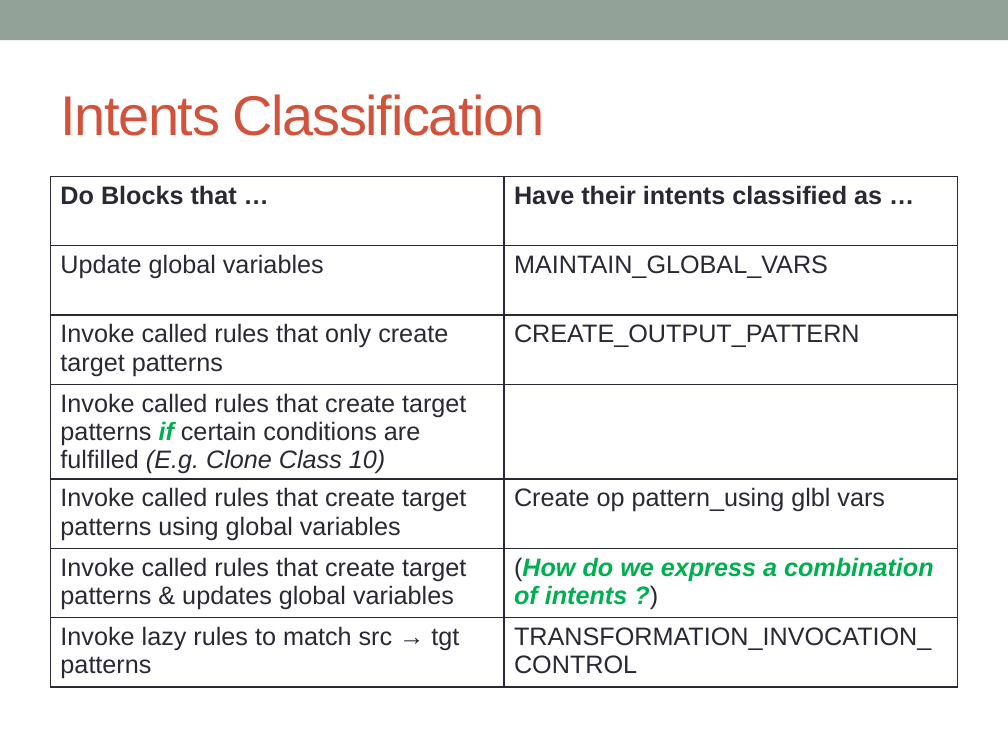
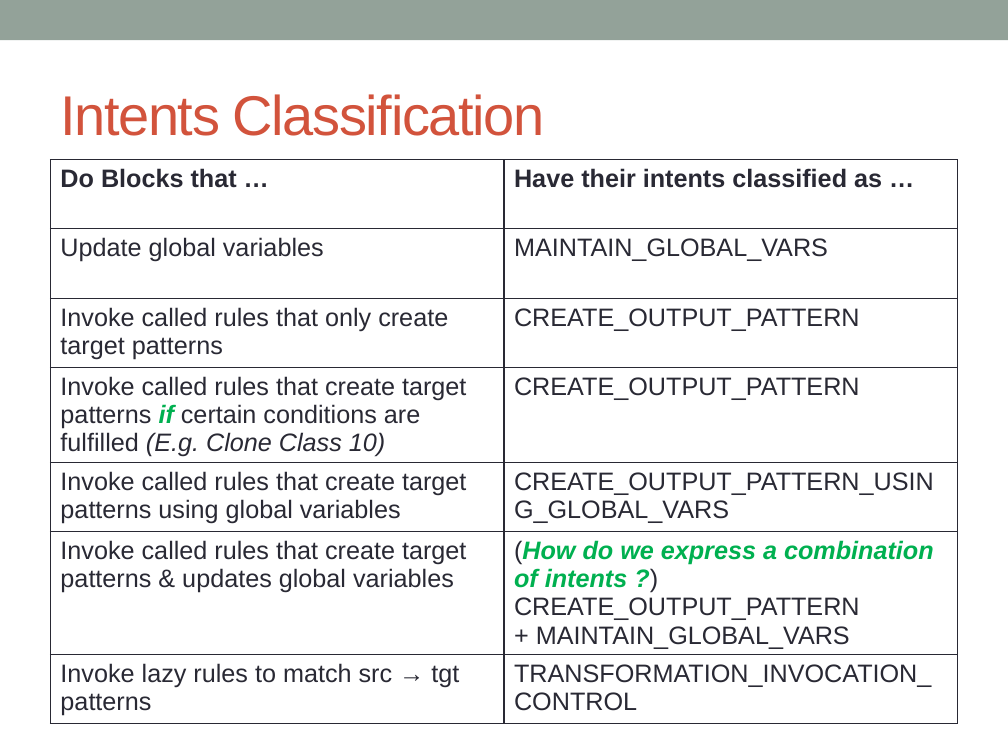
Before and after one commit to gehanselim/ATLzoo_Study, a slide deck: slide 2 of Presentations/AnalysisDiscussion_27Aug2018.pptx. Drawn at 1008x756 pixels with LibreOffice and Linux fonts; fonts in the diff are those of the drawing. Boxes give left, top, right and bottom in pixels: in the first picture for what was removed or moved away, otherwise in the second. Text is boxed around its words. In the diff, an @@ line names an element or a change of style, - is before the commit and + after.

```diff
--- a/Presentations/AnalysisDiscussion_27Aug2018.pptx
+++ b/Presentations/AnalysisDiscussion_27Aug2018.pptx
@@ table at [50,159,958,742] @@
-row 4, column 2: 
+row 4, column 2: CREATE_OUTPUT_PATTERN
-row 5, column 2: Create op pattern_using glbl vars
+row 5, column 2: CREATE_OUTPUT_PATTERN_USING_GLOBAL_VARS
-row 6, column 2: (How do we express a combination of intents ?)
+row 6, column 2: (How do we express a combination of intents ?) CREATE_OUTPUT_PATTERN / + MAINTAIN_GLOBAL_VARS
@@ table: place and size @@
-table at [50,176,958,698]
+table at [50,159,958,742]
```
Also in this commit, not shown: 1 slide removed.
